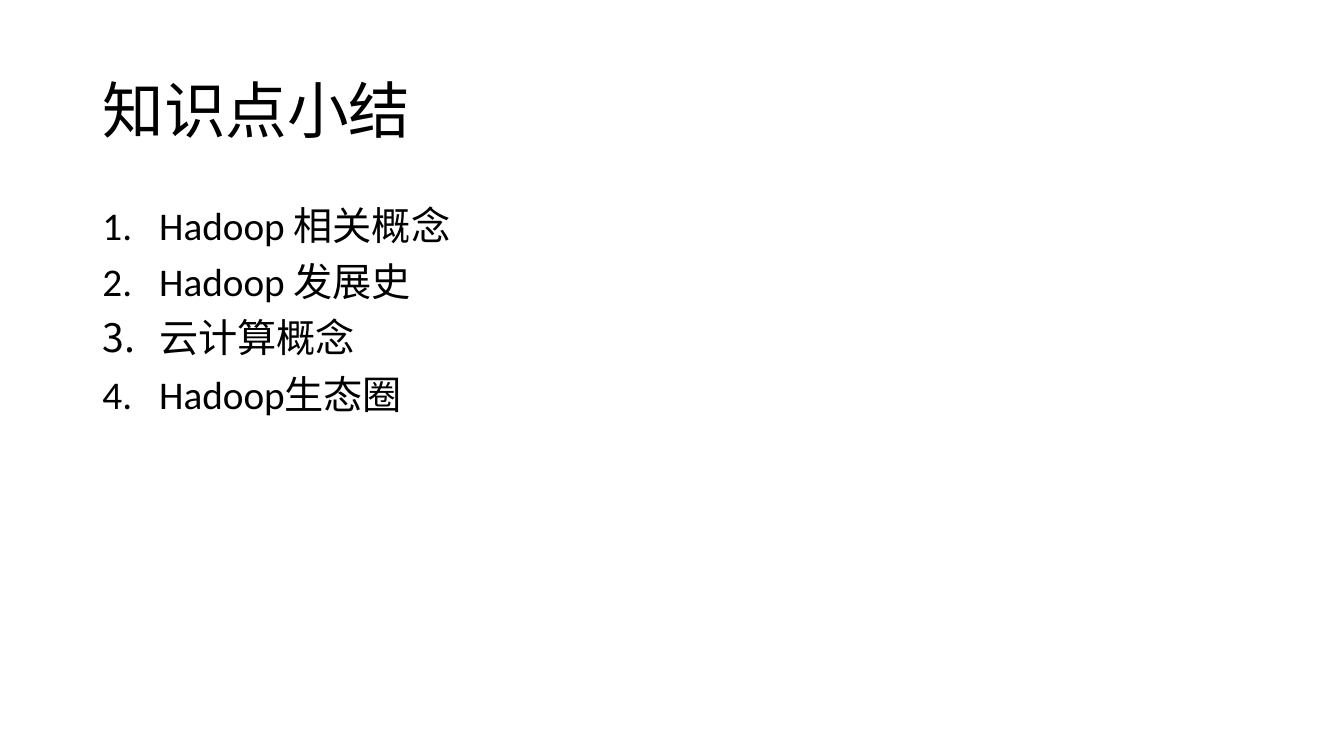
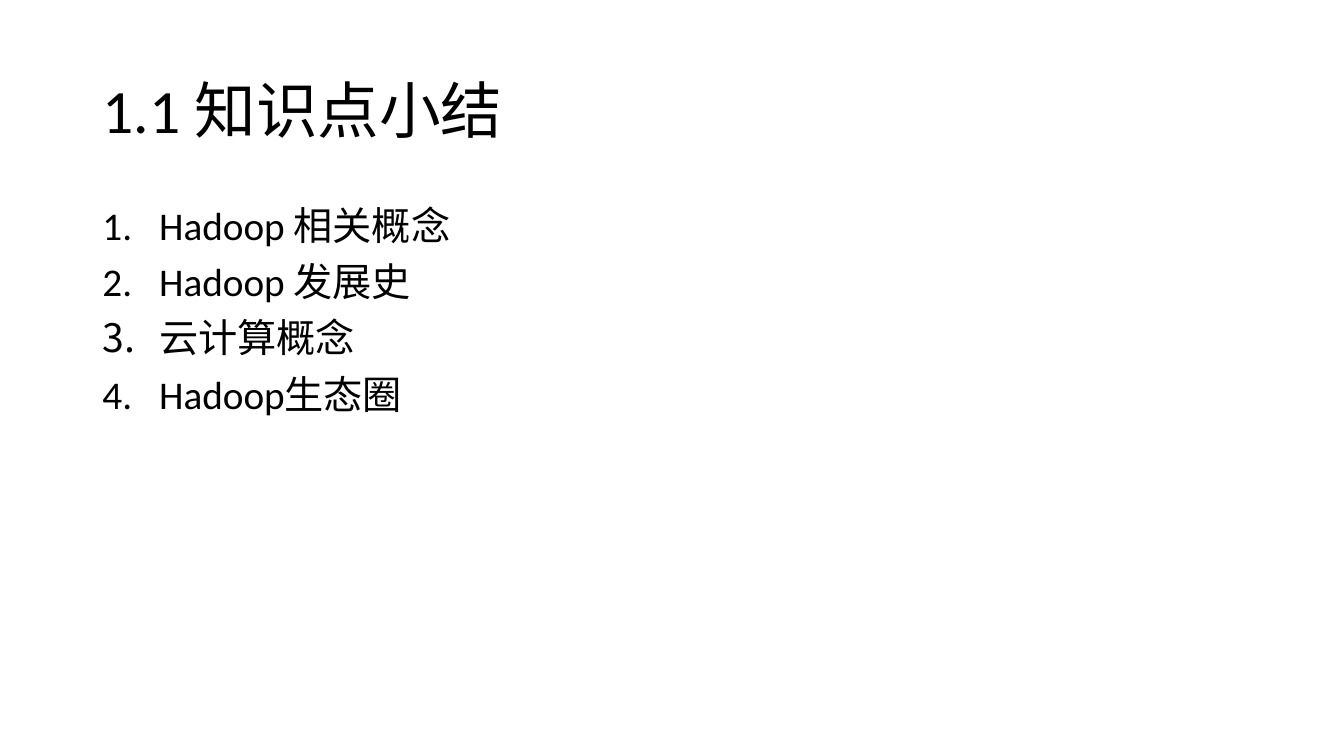
Before and after one commit to refuil/hadoopAction, a slide deck: slide 14 of 第一章 Hadoop概述与安装.pptx (slide 12 before the commit). Drawn at 1344x756 pixels with LibreOffice and Linux fonts; fonts in the diff are those of the drawing. Boxes give left, top, right and bottom in pixels: in the first picture for what was removed or moved away, otherwise in the second. Text is boxed around its words. In the diff, an @@ line names an element or a change of style, - is before the commit and + after.

```diff
--- a/第一章 Hadoop概述与安装.pptx
+++ b/第一章 Hadoop概述与安装.pptx
@@ title at [102, 81, 502, 138]: text changed @@
-知识点小结
+1.1 知识点小结
```
Also in this commit, not shown: 14 other slides changed, 9 slides added, 1 slide removed, 5 other files.
